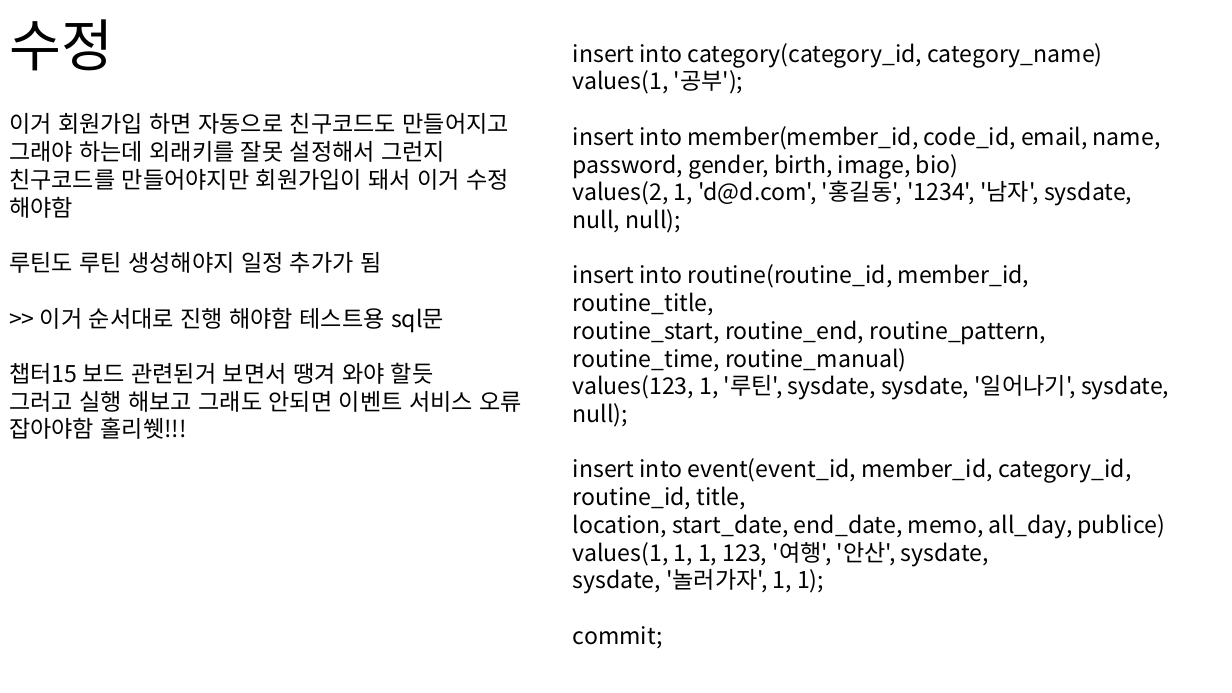
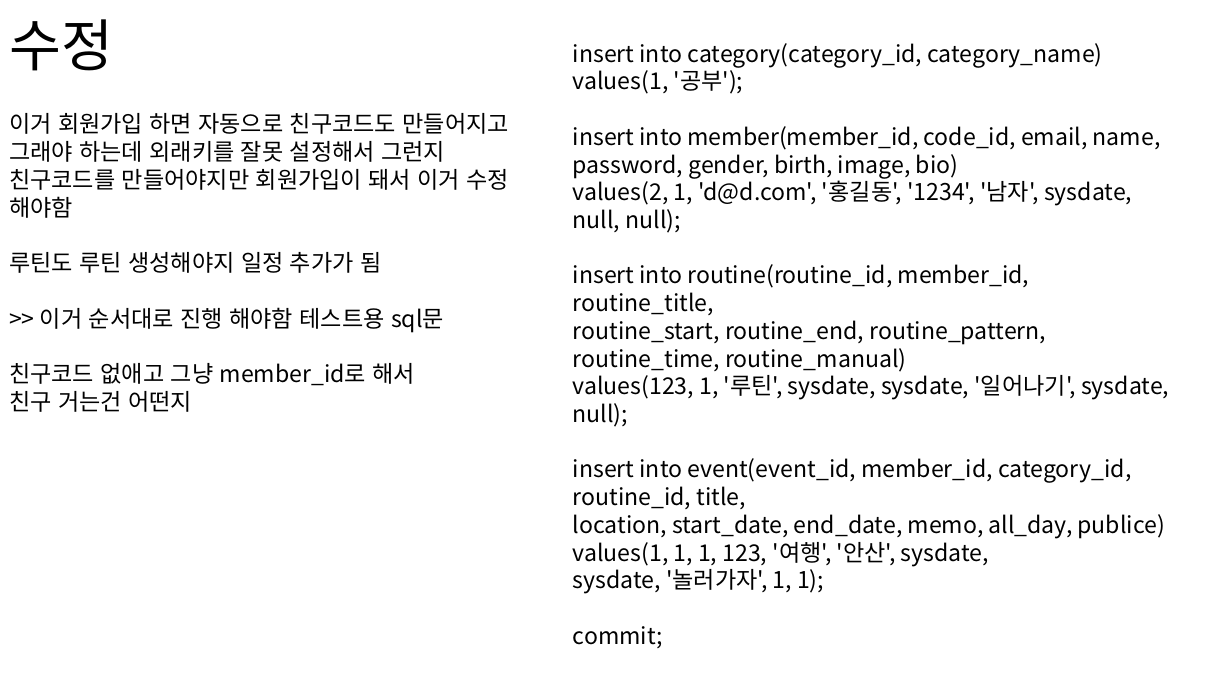
Before and after one commit to huhuhu0121/final_calendar, a slide deck: slide 10 of 메모장.pptx. Drawn at 1232x693 pixels with LibreOffice and Linux fonts; fonts in the diff are those of the drawing. Boxes give left, top, right and bottom in pixels: in the first picture for what was removed or moved away, otherwise in the second. Text is boxed around its words. In the diff, an @@ line names an element or a change of style, - is before the commit and + after.

```diff
--- a/메모장.pptx
+++ b/메모장.pptx
@@ text at (9,363,416,412): text changed @@
-챕터15 보드 관련된거 보면서 땡겨 와야 할듯
-그러고 실행 해보고 그래도 안되면 이벤트 서비스 오류 잡아야함 홀리쒯!!!
+친구코드 없애고 그냥 member_id로 해서
+친구 거는건 어떤지
```
Also in this commit, not shown: 18 other files.
